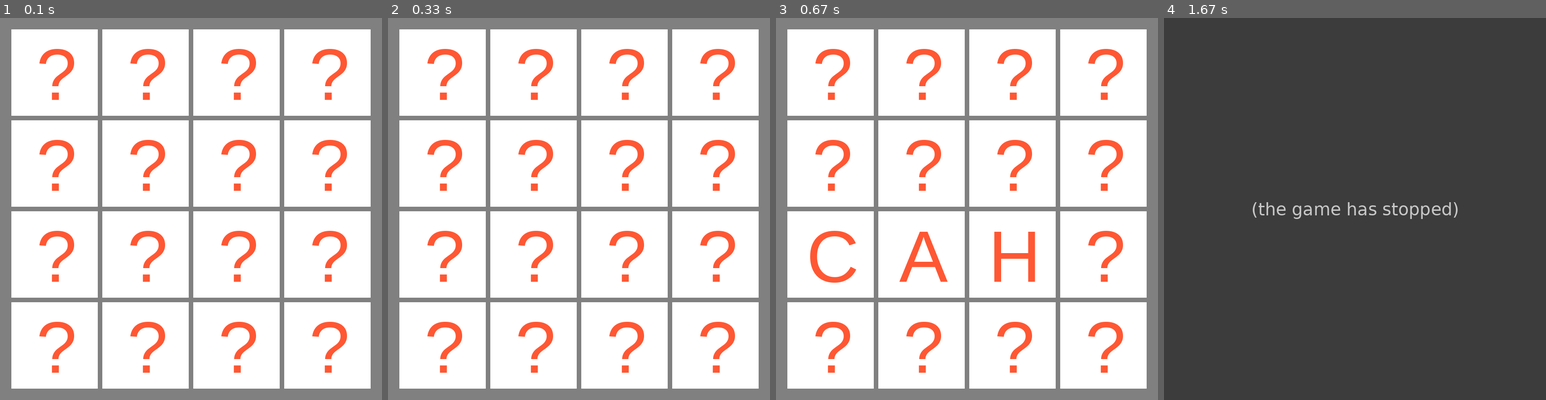
Above: before the commit, frames 1-4 (left to right).
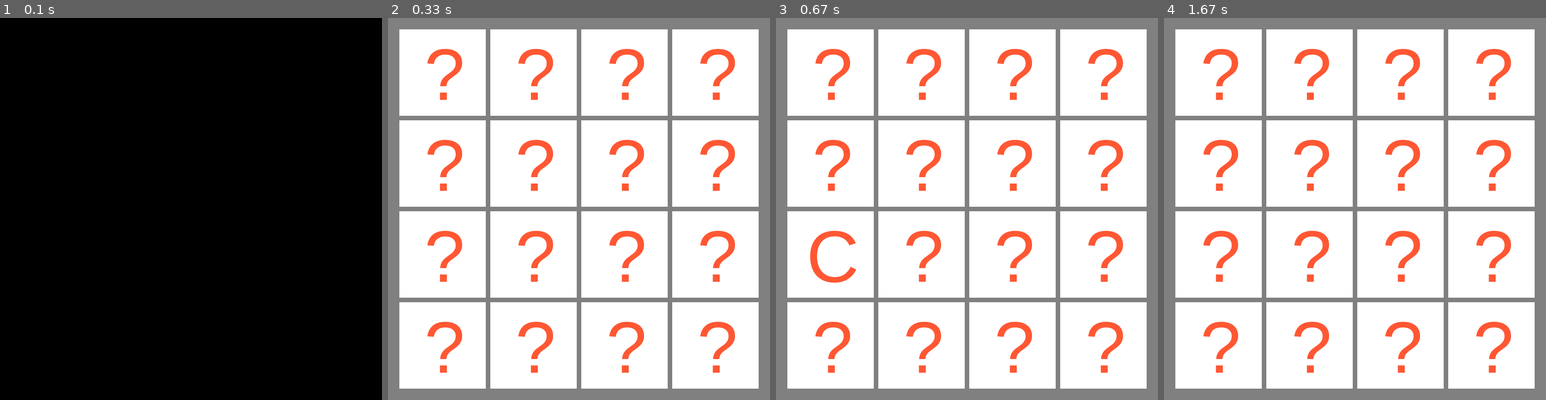
Above: after the commit, the same moments.

Repository: mmenavas/pygame-memory-game
Game: pygame game, started from app.py
Two runs of this game, one before a commit and one after it. Both use one fixed random seed, a clock stepped at 60 frames per second and the inputs below.
Inputs (mouse positions are in pixels of both pictures, inside the frame that each line leads up to):
- Up to frame 1 (0.1 s): no input
- Up to frame 2 (0.33 s): no input
- Up to frame 3 (0.67 s): press the mouse at (875, 212) at 0.37 s; move the mouse to (940, 254) at 0.47 s; release the mouse at (1005, 293) at 0.6 s
- Up to frame 4 (1.67 s): hold Esc 0.67-1.13 s; move the mouse to (1236, 151) at 0.7 s

The runs differ from the first frame. In frame 1, 100% of the frame differs, in the area x 0-100%, y 0-100%; in frame 2, nothing differs; in frame 3, 1.5%; in frame 4, 100%.
Before the commit the program exited at 0.68 s; later frames show no game.

Commit message:
Working game

Diff:
--- a/app.py
+++ b/app.py
@@ -54,81 +54,98 @@
         return self.tile_width * self.grid_x + self.padding * 2, self.tile_height * self.grid_y + self.padding * 2
 
 
-# Get settings
-settings = Settings()
+def main():
 
-# Initialize pygame
-pygame.init()
+    # Get settings
+    settings = Settings()
 
-# create the screen object
-screen = pygame.display.set_mode(settings.get_dimensions())
-screen.fill(settings.bg_color)
+    # Clock
+    clock = pygame.time.Clock()
 
-# Build tiles
-cards_game = Cards.Cards(settings.unique_tiles)
-cards = cards_game.get_cards()
-tiles = pygame.sprite.LayeredUpdates()
-x = 0
-y = 0
-index = 0
-while y < settings.grid_y:
-    while x < settings.grid_x:
-        coordinates = (x * settings.tile_width, y * settings.tile_height)
-        tiles.add(Tile(
-            index + 1,
-            cards[index + 1],
-            settings.tile_font_size,
-            settings.tile_font_color,
-            settings.tile_bg_color,
-            settings.tile_width,
-            settings.tile_height,
-            settings.tile_border,
-            settings.tile_border_color,
-            settings.tile_width * x + settings.padding,
-            settings.tile_height * y + settings.padding
-        ))
-        x += 1
-        index += 1
+    # Initialize pygame
+    pygame.init()
+
+    # create the screen object
+    screen = pygame.display.set_mode(settings.get_dimensions())
+    screen.fill(settings.bg_color)
+
+    # Build tiles
+    cards_game = Cards.Cards(settings.unique_tiles)
+    cards = cards_game.get_cards()
+    tiles = pygame.sprite.LayeredUpdates()
     x = 0
-    y += 1
+    y = 0
+    index = 0
+    while y < settings.grid_y:
+        while x < settings.grid_x:
+            # coordinates = (x * settings.tile_width, y * settings.tile_height)
+            tiles.add(Tile(
+                index + 1,
+                cards[index + 1],
+                settings.tile_font_size,
+                settings.tile_font_color,
+                settings.tile_bg_color,
+                settings.tile_width,
+                settings.tile_height,
+                settings.tile_border,
+                settings.tile_border_color,
+                settings.tile_width * x + settings.padding,
+                settings.tile_height * y + settings.padding
+            ))
+            x += 1
+            index += 1
+        x = 0
+        y += 1
 
-# Variable to keep our main loop running
-running = True
-wait = False
+    # Variable to keep our main loop running
+    running = True
+    wait = False
+    flip_back = False
 
-# Our main loop!
-while running:
+    # Our main loop!
+    while running:
 
-    # for loop through the event queue
-    for event in pygame.event.get():
-        # Check for KEYDOWN event; KEYDOWN is a constant defined in pygame.locals, which we imported earlier
-        if event.type == KEYDOWN:
-            # If the Esc key has been pressed set running to false to exit the main loop
-            if event.key == K_ESCAPE:
+        # for loop through the event queue
+        for event in pygame.event.get():
+            # Check for KEYDOWN event; KEYDOWN is a constant defined in pygame.locals, which we imported earlier
+            if event.type == KEYDOWN:
+                # If the Esc key has been pressed set running to false to exit the main loop
+                if event.key == K_ESCAPE:
+                    running = False
+            # Check for QUIT event; if QUIT, set running to false
+            elif event.type == QUIT:
                 running = False
-        # Check for QUIT event; if QUIT, set running to false
-        elif event.type == QUIT:
-            running = False
 
-    tiles.draw(screen)
+        tiles.draw(screen)
 
-    # # Handle wait
-    if wait:
-        wait = False
-        # pygame.time.delay(1000)
-    #     cards_game.hide_cards()
-    #     tiles.update()
-    #     pygame.display.flip()
+        # Handle wait
+        if wait:
+            wait = False
+            pygame.time.wait(1000)
+        elif flip_back:
+            flip_back = False
+            cards_game.hide_cards()
+            tiles.update()
+            wait = True
+        else:
+            # Handle click on card event
+            mouse = pygame.mouse.get_pos()
+            click = pygame.mouse.get_pressed()
+            if click[0] == 1:
+                for tile in tiles.get_sprites_at(mouse):
+                    status = cards_game.play(tile.index)
+                    if not status == 'invalid_card':
+                        tile.update()
+                        if status == 'not_a_match':
+                            flip_back = True
 
-    # Handle click on card event
-    mouse = pygame.mouse.get_pos()
-    click = pygame.mouse.get_pressed()
-    if click[0] == 1:
-        for tile in tiles.get_sprites_at(mouse):
-            status = cards_game.play(tile.index)
-            if not status == 'invalid_card':
-                tile.update()
-                if status == 'not_a_match':
-                    wait = True
+        clock.tick(10)
+        pygame.display.flip()
 
-    pygame.display.flip()
+    pygame.time.wait(1000)
+    pygame.quit()
+
+
+# Call the "main" function if running this script
+if __name__ == '__main__':
+    main()
